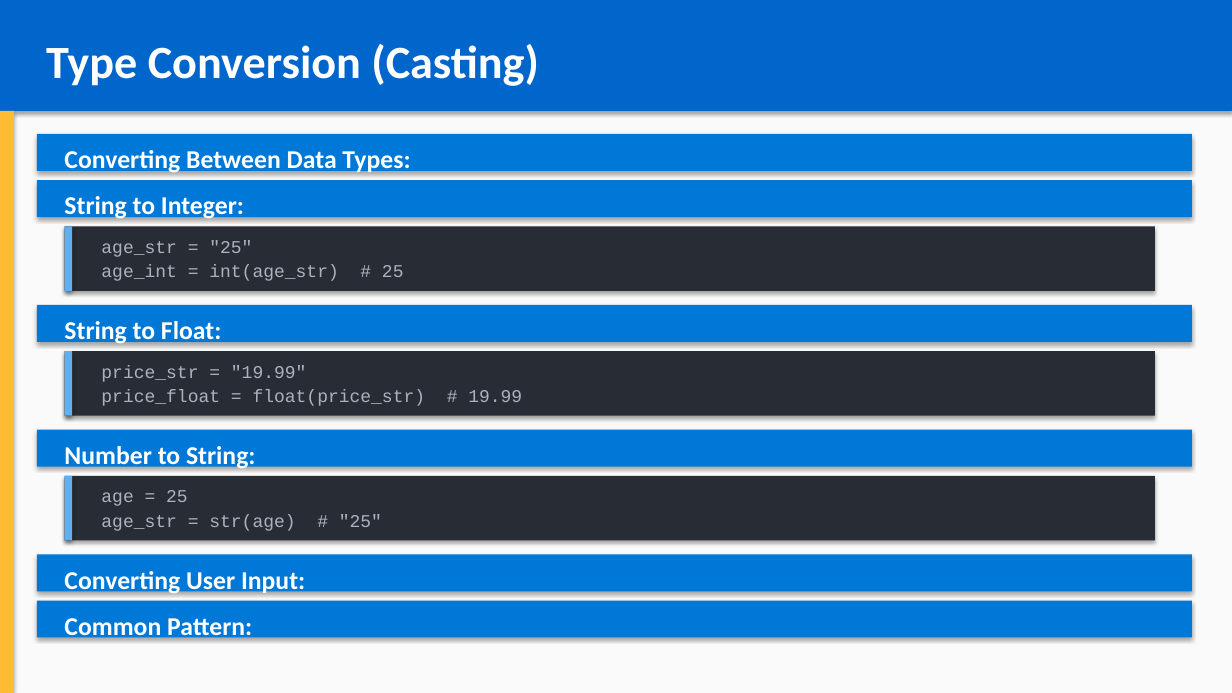
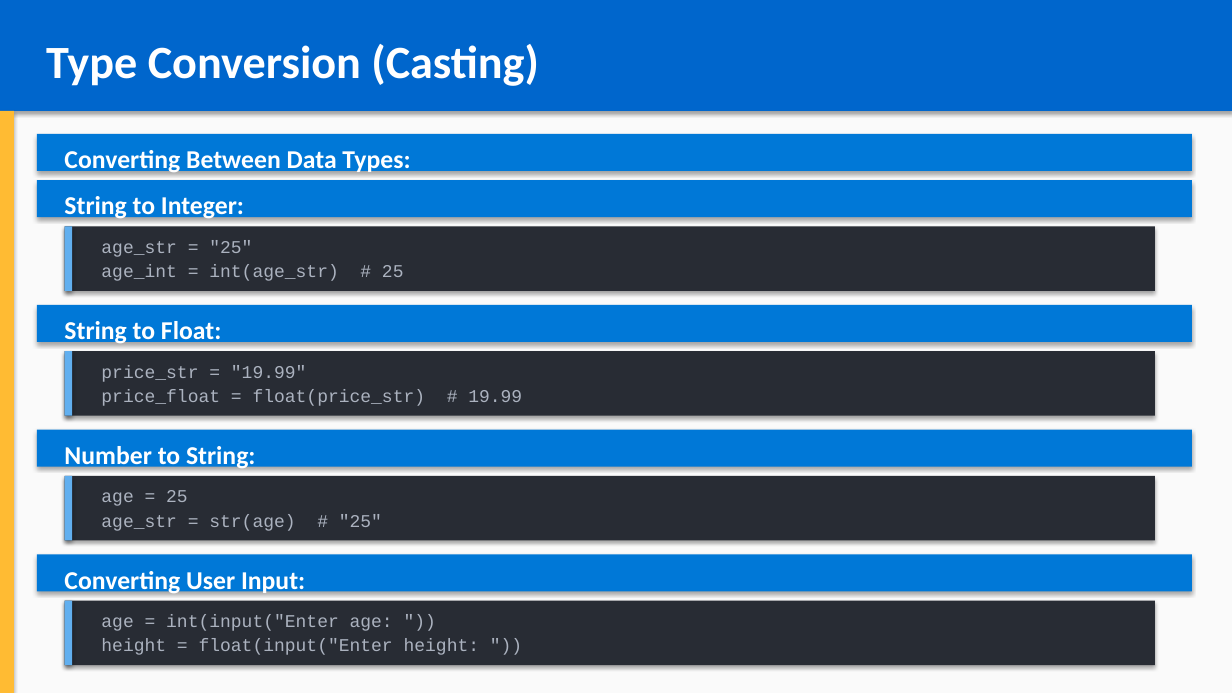
Before and after one commit to YouROS12/courses, a slide deck: slide 4 of python_course/chapter_02_working_with_data/working_with_data.pptx (slide 3 before the commit). Drawn at 1232x693 pixels with LibreOffice and Linux fonts; fonts in the diff are those of the drawing. Boxes give left, top, right and bottom in pixels: in the first picture for what was removed or moved away, otherwise in the second. Text is boxed around its words. In the diff, an @@ line names an element or a change of style, - is before the commit and + after.

```diff
--- a/python_course/chapter_02_working_with_data/working_with_data.pptx
+++ b/python_course/chapter_02_working_with_data/working_with_data.pptx
@@ text removed at (64,618,252,641) @@
-Common Pattern:
@@ rectangle: place and size @@
-rectangle at (37,601,1192,638)
+rectangle at (65,601,1155,665)
@@ rectangle at (65,601,1155,665): fill #0078D7 to #282C34 @@
@@ rectangle added at (65,601,72,665), fill #61AFEF @@
@@ text added at (101,615,480,655), 14 pt, text #ABB2BF @@
+age = int(input("Enter age: "))
+height = float(input("Enter height: "))
```
Also in this commit, not shown: 12 other slides changed, 14 slides added, 1 slide removed, 10 other files.
